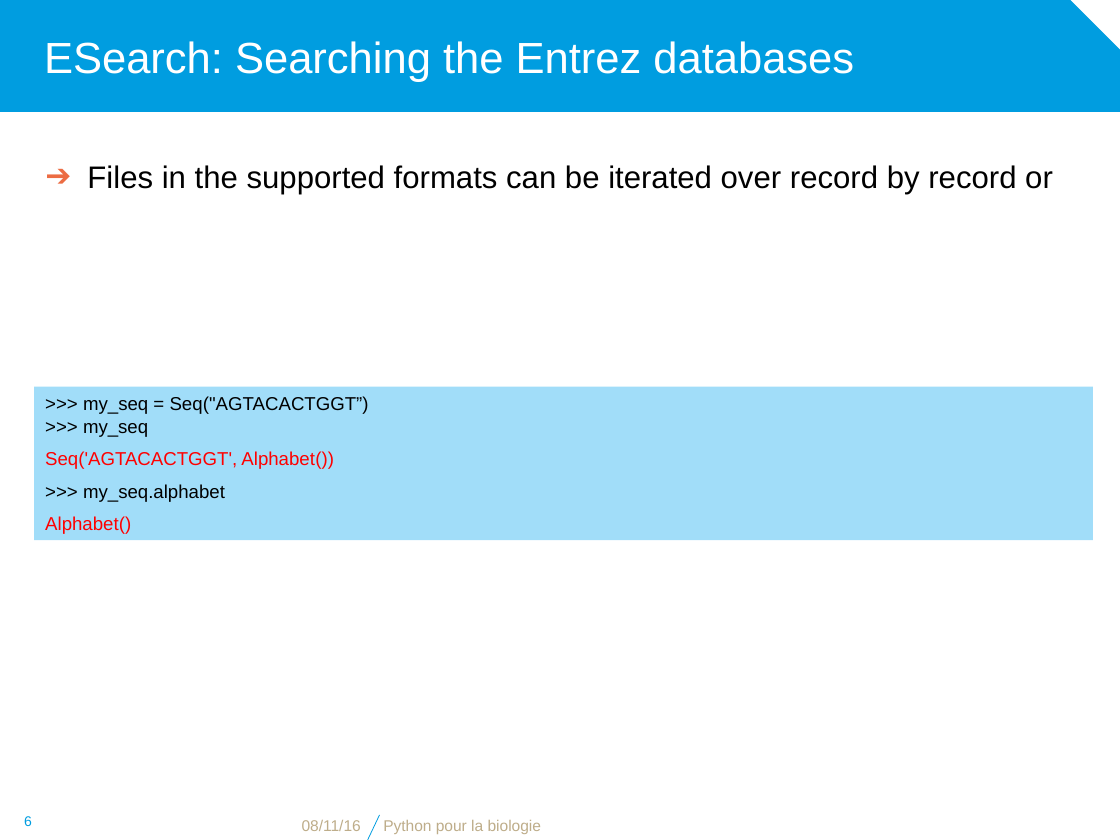
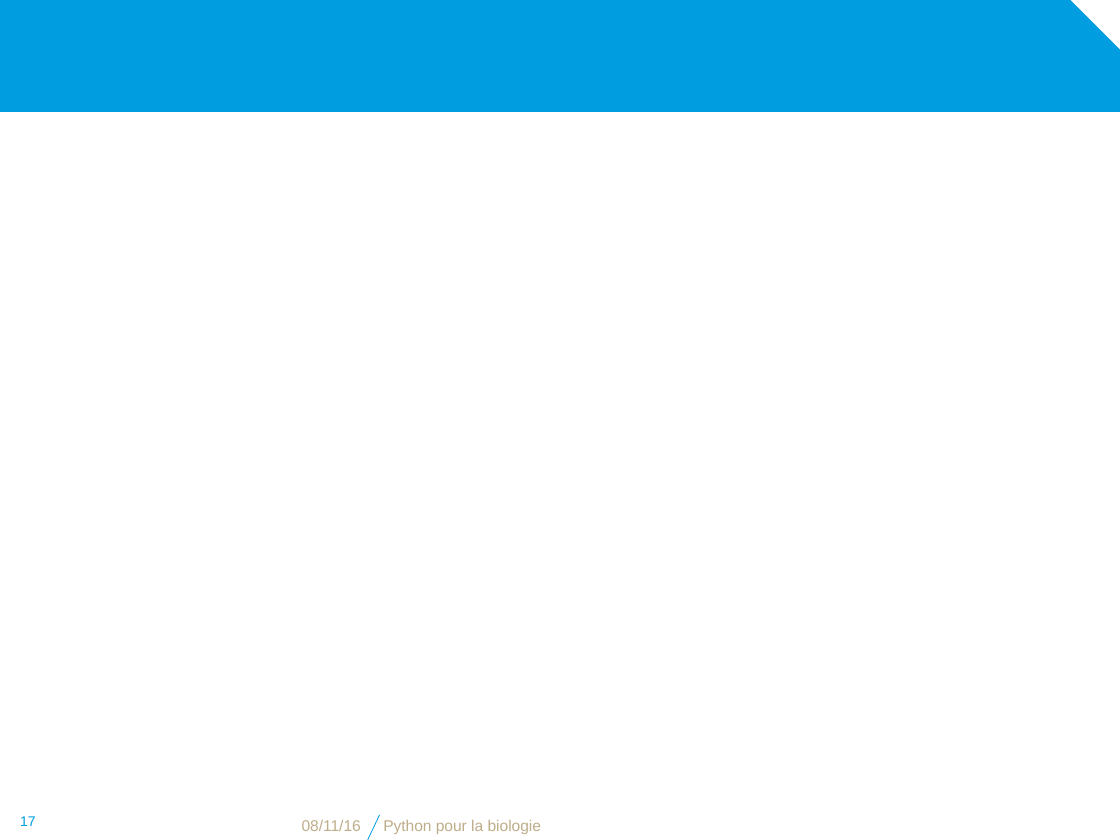
Before and after one commit to bdartigues/python_cnrs_formation, a slide deck: slide 17 of slides/python_biopython_NCBI.pptx (slide 6 before the commit). Drawn at 1120x840 pixels with LibreOffice and Linux fonts; fonts in the diff are those of the drawing; background and template pictures are left out. Boxes give left, top, right and bottom in pixels: in the first picture for what was removed or moved away, otherwise in the second. Text is boxed around its words. In the diff, an @@ line names an element or a change of style, - is before the commit and + after.

```diff
--- a/slides/python_biopython_NCBI.pptx
+++ b/slides/python_biopython_NCBI.pptx
@@ title removed at <box>44,41,854,82</box> @@
-ESearch: Searching the Entrez databases
@@ text removed at <box>87,165,1053,194</box> @@
-➔ Files in the supported formats can be iterated over record by record or
@@ rectangle removed at <box>35,386,1093,442</box> @@
->>> my_seq = Seq("AGTACACTGGT”)
->>> my_seq
@@ text removed at <box>45,451,334,469</box> @@
-Seq('AGTACACTGGT', Alphabet())
@@ rectangle removed at <box>35,506,1093,540</box> @@
-Alphabet()
@@ text removed at <box>83,484,225,502</box> @@
->>> my_seq.alphabet
@@ page number at <box>20,816,36,826</box>: text changed @@
-6
+17
```
Also in this commit, not shown: 3 other slides changed, 13 slides added, 7 other files.
